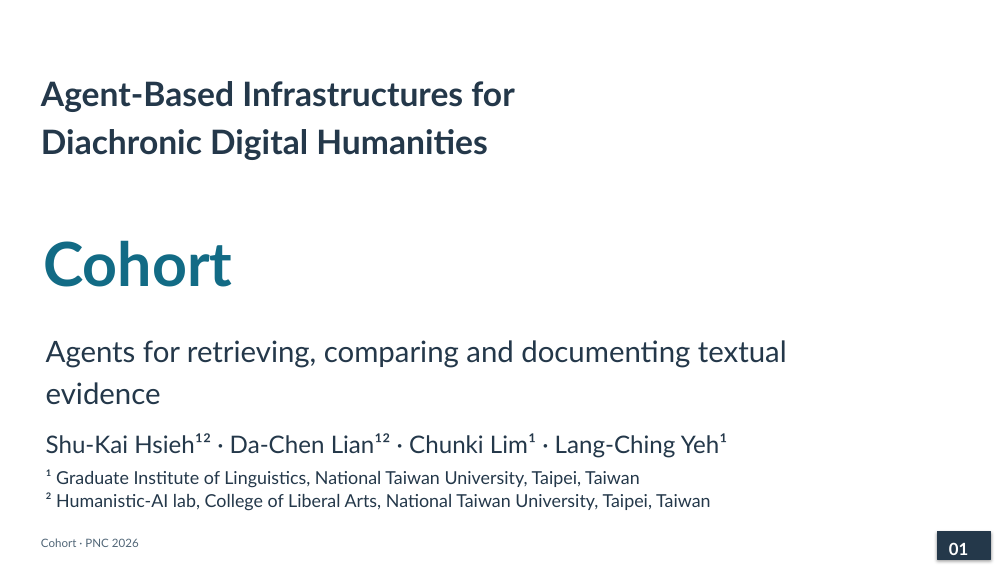
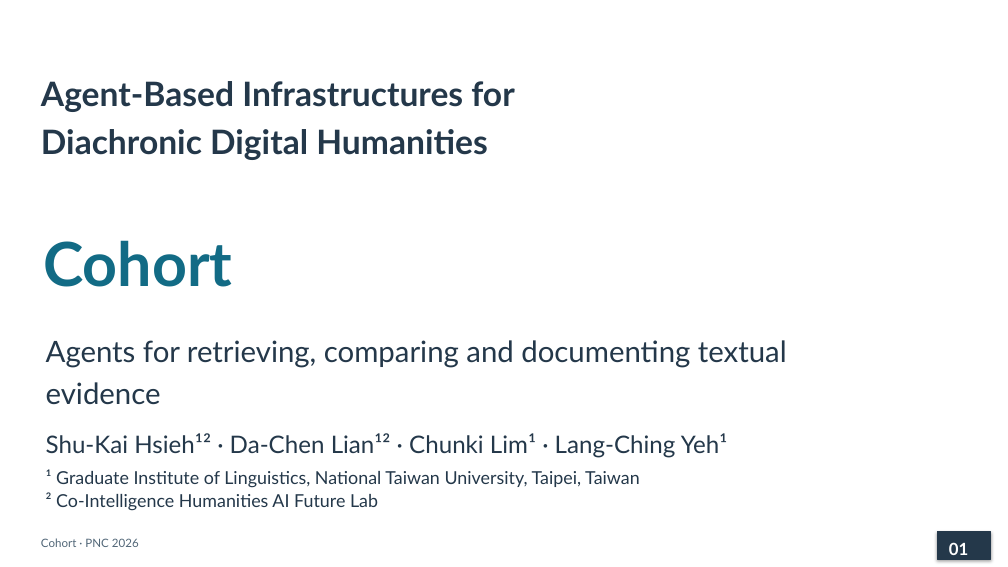
Before and after one commit to lopentu/cohort, a slide deck: slide 1 of docs/presentation/cohort-pnc-2026-main.pptx. Drawn at 1008x567 pixels with LibreOffice and Linux fonts; fonts in the diff are those of the drawing. Boxes give left, top, right and bottom in pixels: in the first picture for what was removed or moved away, otherwise in the second. Text is boxed around its words. In the diff, an @@ line names an element or a change of style, - is before the commit and + after.

Commit message:
Correct second affiliation to Co-Intelligence Humanities AI Future Lab

```diff
--- a/docs/presentation/cohort-pnc-2026-main.pptx
+++ b/docs/presentation/cohort-pnc-2026-main.pptx
@@ text at [46,492,378,511]: text changed @@
-² Humanistic-AI lab, College of Liberal Arts, National Taiwan University, Taipei, Taiwan
+² Co-Intelligence Humanities AI Future Lab
```
